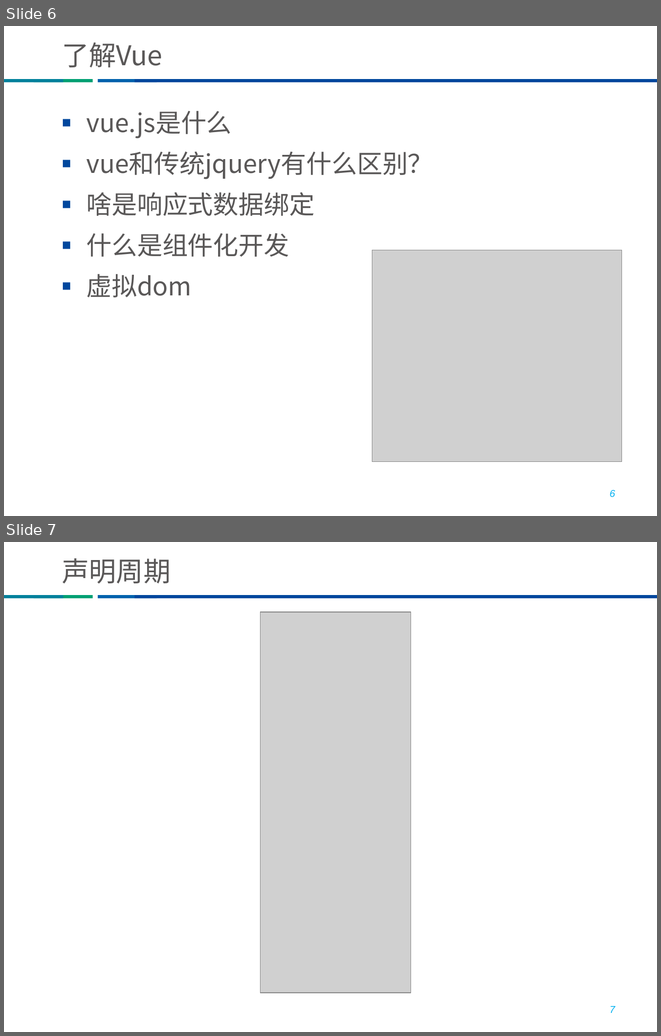
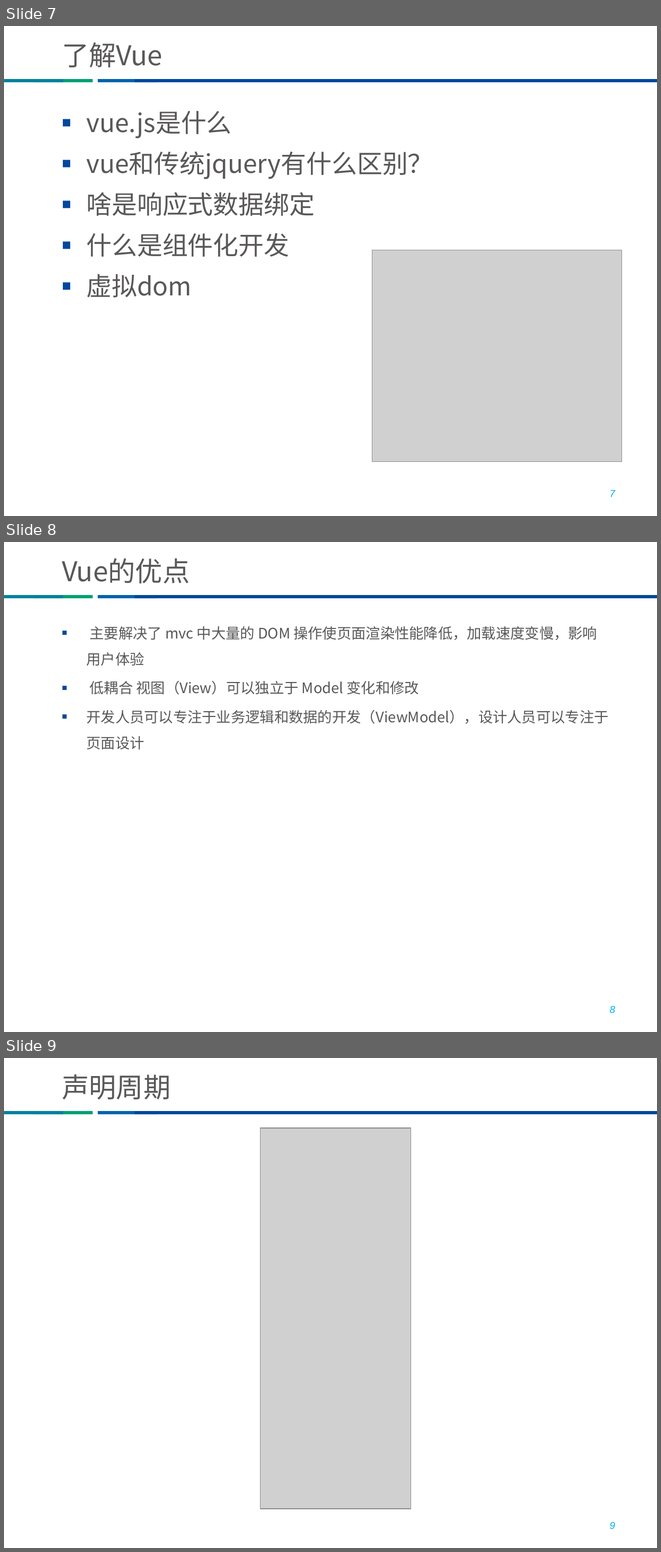
Before and after one commit to he8hepeng/thunisoftCli3, a slide deck: vue培训 v1.pptx. Shown one above the other, each under a label of ours: slides 6 and 7 before the commit, slides 7, 8 and 9 after it. The pictures are 661x1036 and 661x1552 pixels, drawn with LibreOffice and Linux fonts; fonts in the diff are those of the drawing; grey boxes stand for pictures; background and template pictures are left out. Boxes give left, top, right and bottom in pixels: in the first picture for what was removed or moved away, otherwise in the second. Text is boxed around its words. In the diff, an @@ line names an element or a change of style, - is before the commit and + after.

```diff
--- a/vue培训 v1.pptx
+++ b/vue培训 v1.pptx
@@ slide 8 added at [4, 542, 657, 1032], background #FFFFFF; not listed: 4 template elements that a slide beside it also shows @@
@@ title added at [62, 558, 190, 583], 30 pt, text #595757 @@
+Vue的优点
@@ text added at [87, 626, 609, 749], 16 pt, text #595757 @@
+■ 主要解决了 mvc 中大量的 DOM 操作使页面渲染性能降低，加载速度变慢，影响用户体验
+■ 低耦合 视图（View）可以独立于 Model 变化和修改
+■ 开发人员可以专注于业务逻辑和数据的开发（ViewModel），设计人员可以专注于页面设计
@@ page number added at [610, 1006, 615, 1013], 11 pt, text #00B0F0, italic @@
+8
@@ what was slide 6 is now slide 7 @@
@@ page number at [610, 490, 615, 497]: text changed @@
-6
+7
@@ what was slide 7 is now slide 9 @@
@@ page number at [610, 1522, 615, 1529]: text changed @@
-7
+9
```
Also in this commit, not shown: 1 slide changed, 2 other slides added, 10 other files.
